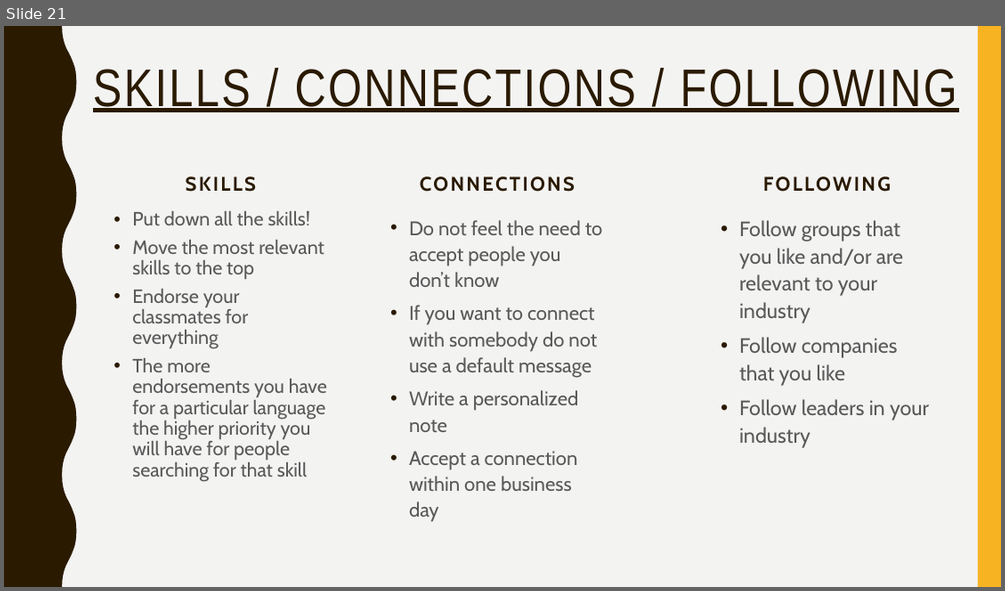
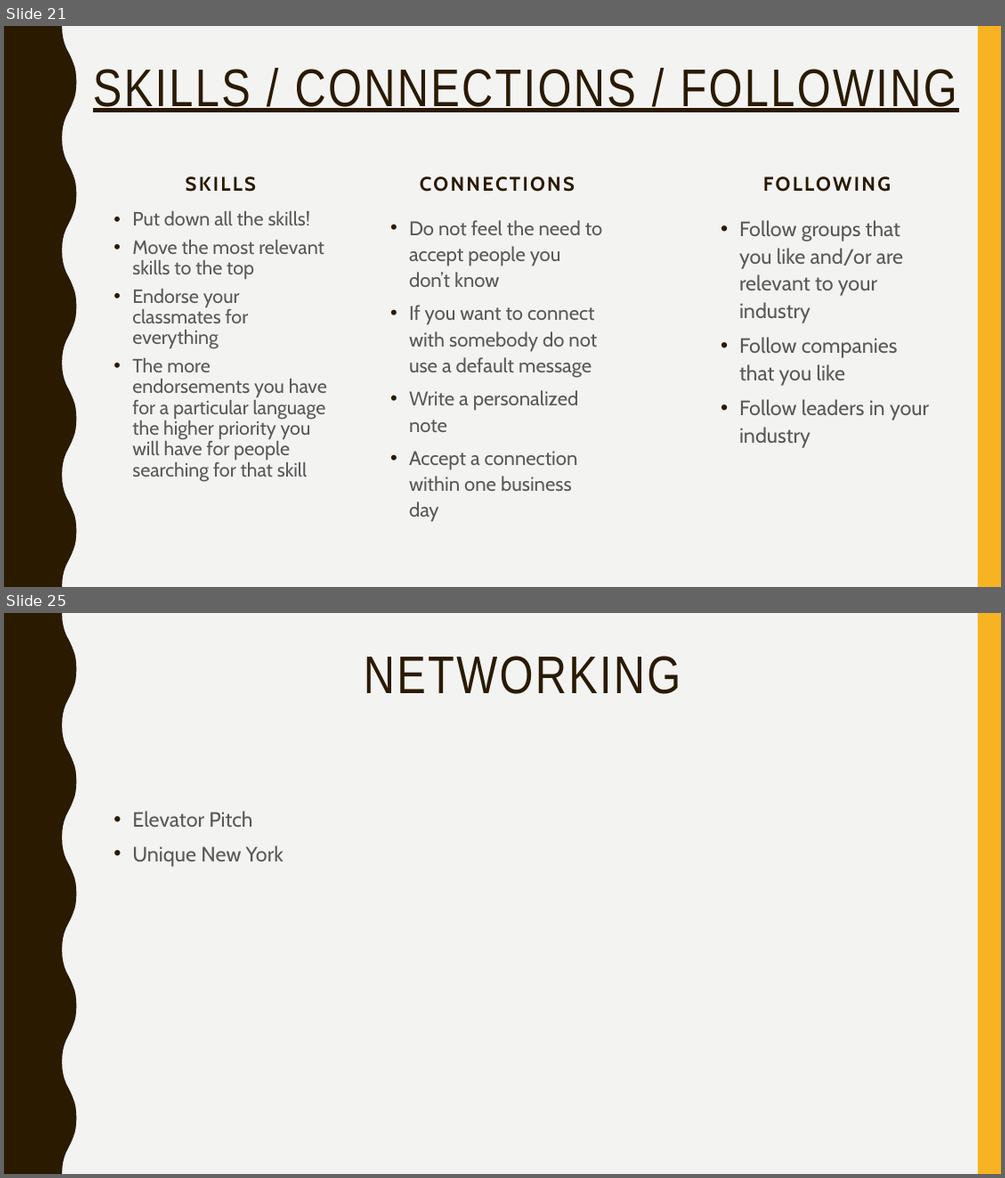
Before and after one commit to lakshmi-intechcode/jng_instr_folder, a slide deck: Job_Stuff/Jng_Job_Prezzie.pptx. Shown one above the other, each under a label of ours: slide 21 before the commit, slides 21 and 25 after it; the slides between them are not shown. The pictures are 1005x591 and 1005x1178 pixels, drawn with LibreOffice and Linux fonts; fonts in the diff are those of the drawing. Boxes give left, top, right and bottom in pixels: in the first picture for what was removed or moved away, otherwise in the second. Text is boxed around its words. In the diff, an @@ line names an element or a change of style, - is before the commit and + after.

```diff
--- a/Job_Stuff/Jng_Job_Prezzie.pptx
+++ b/Job_Stuff/Jng_Job_Prezzie.pptx
@@ slide 25 added at (4,613,1001,1174), background #F3F3F2; not listed: 2 template elements that a slide beside it also shows @@
@@ title added at (364,656,681,694), 51 pt, text #2A1A00 @@
+NETWORKING
@@ text added at (132,811,283,867), 20 pt, text #595959 @@
+• Elevator Pitch
+• Unique New York
```
Also in this commit, not shown: 5 other slides added.
